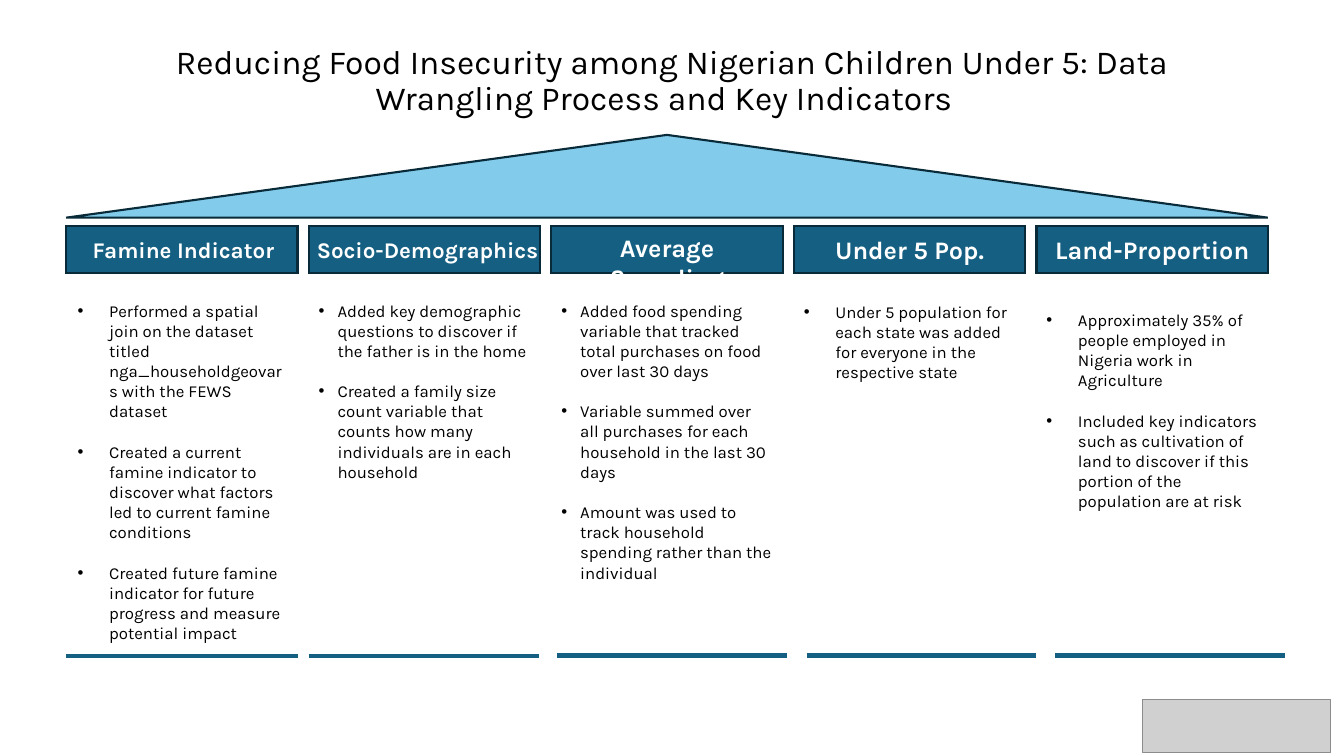
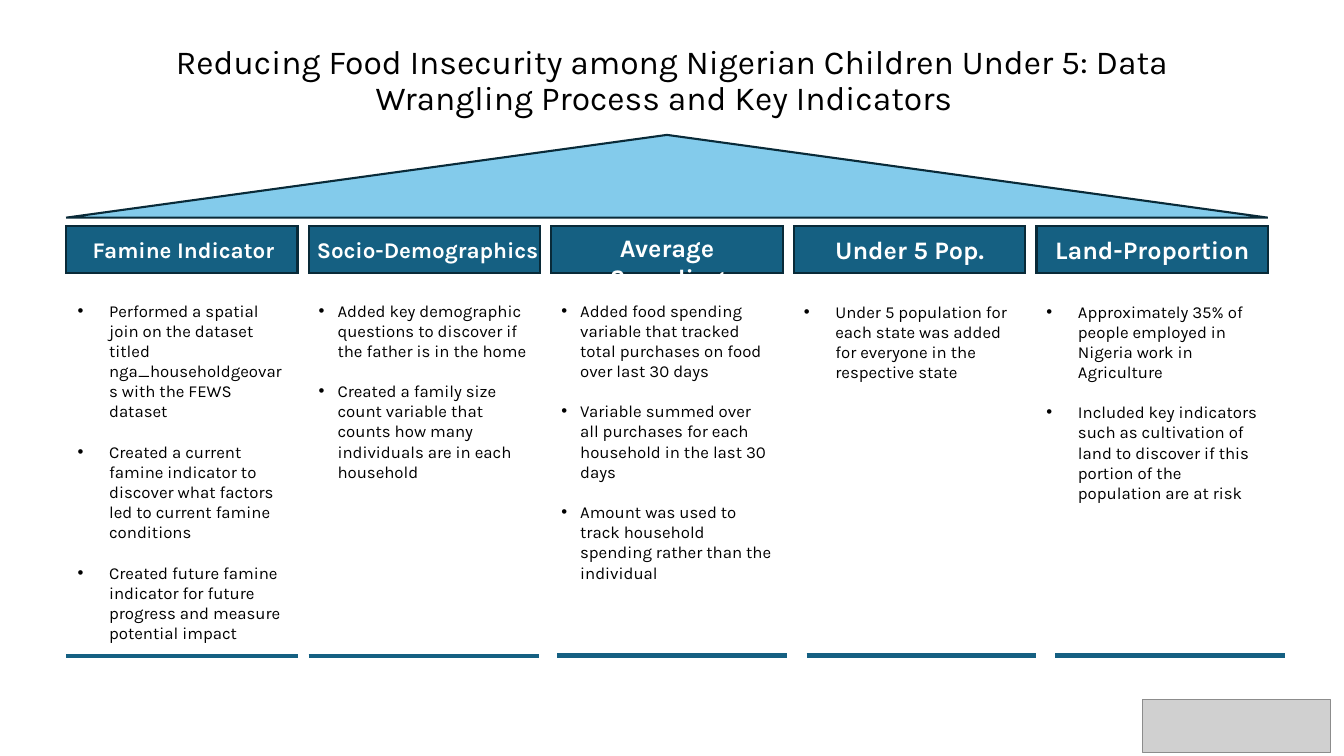
Before and after one commit to barrettb/Product_Data_Case_Fraym, a slide deck: slide 4 of data/processed/Final_Presentation.pptx. Drawn at 1344x756 pixels with LibreOffice and Linux fonts; fonts in the diff are those of the drawing; grey boxes stand for pictures. Boxes give left, top, right and bottom in pixels: in the first picture for what was removed or moved away, otherwise in the second. Text is boxed around its words. In the diff, an @@ line names an element or a change of style, - is before the commit and + after.

```diff
--- a/data/processed/Final_Presentation.pptx
+++ b/data/processed/Final_Presentation.pptx
@@ text "Approximately 35% of people employed ...": place and size @@
-text "Approximately 35% of people employed ..." at box(1078, 314, 1257, 511)
+text "Approximately 35% of people employed ..." at box(1078, 306, 1257, 503)
```
Also in this commit, not shown: 1 other slide changed, 3 other files.
